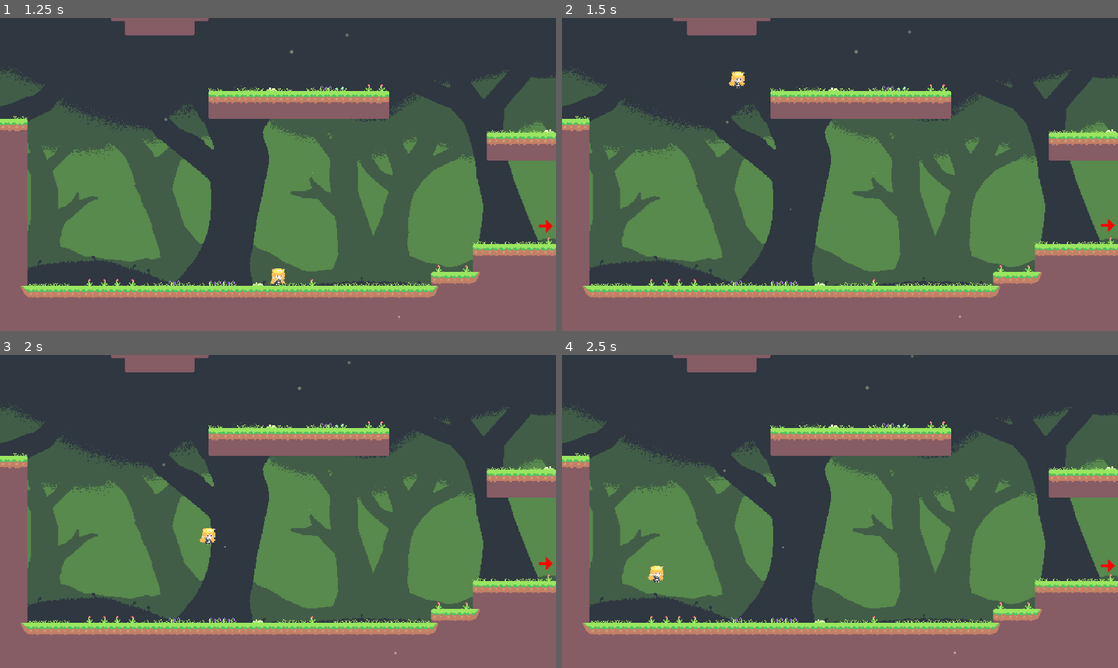
Above: before the commit, frames 1-4 (two rows, left to right).
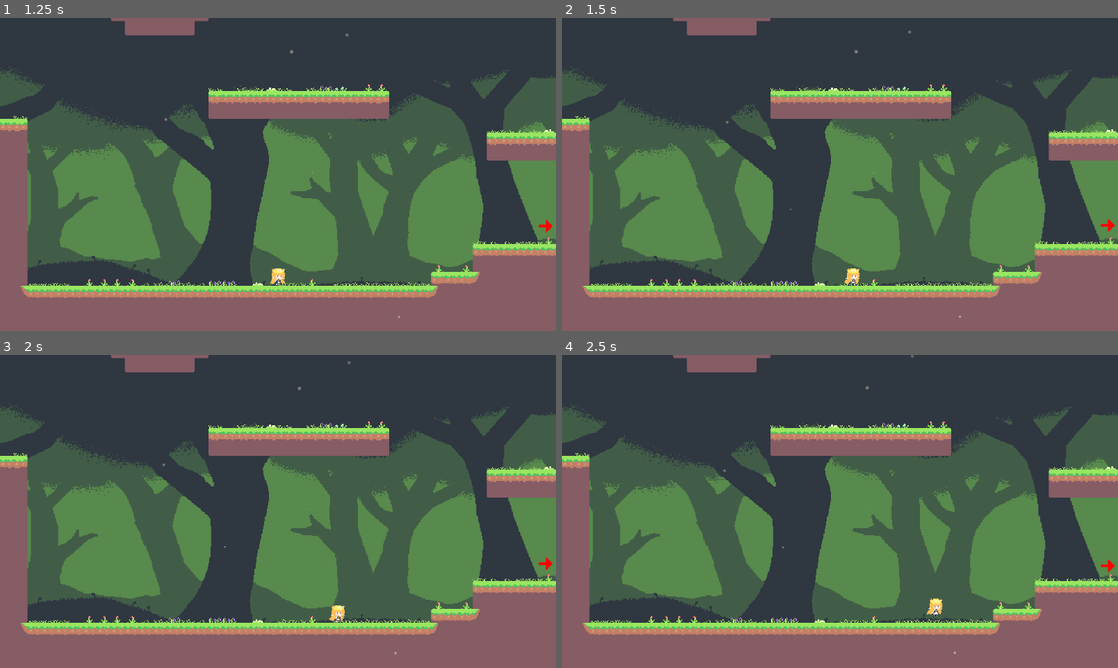
Above: after the commit, the same moments.

Repository: FluffyLuffie/JumpRegu
Game: Godot game, scene res://scenes/GameWorld.tscn
Two runs of this game, one before a commit and one after it. Both use one fixed random seed, a clock stepped at 60 frames per second and the inputs below.
Inputs (mouse positions are in pixels of both pictures, inside the frame that each line leads up to):
- Up to frame 1 (1.25 s): click "START" at 0.5 s
- Up to frame 2 (1.5 s): tap Enter at 1.25 s; move the mouse to (962, 158) at 1.27 s; hold D (right) from 1.28 s (still down); right-click (962, 158) at 1.35 s
- Up to frame 3 (2 s): keep holding D (right); tap Space (jump) at 1.52 s
- Up to frame 4 (2.5 s): keep holding D (right); move the mouse to (728, 527) at 2.02 s; right-click (728, 527) at 2.1 s; tap Space (jump) at 2.27 s

Frame 1 is identical in both runs. In frame 2, 0.2% of the frame differs, in the area x 30-54%, y 17-86%; in frame 3, 0.2%; in frame 4, 0.2%, in the area x 15-69%, y 67-84%.

Commit message:
removed debug

Diff:
--- a/scripts/Regu.gd
+++ b/scripts/Regu.gd
@@ -37,8 +37,8 @@
 		return
 
 	# teleport cheat
-	if Input.is_action_just_pressed("teleport"):
-		position = get_global_mouse_position()
+	#if Input.is_action_just_pressed("teleport"):
+	#	position = get_global_mouse_position()
 
 	# warning-ignore:return_value_discarded
 	var next_velocity: Vector2 = move_and_slide(velocity, Vector2.UP)
